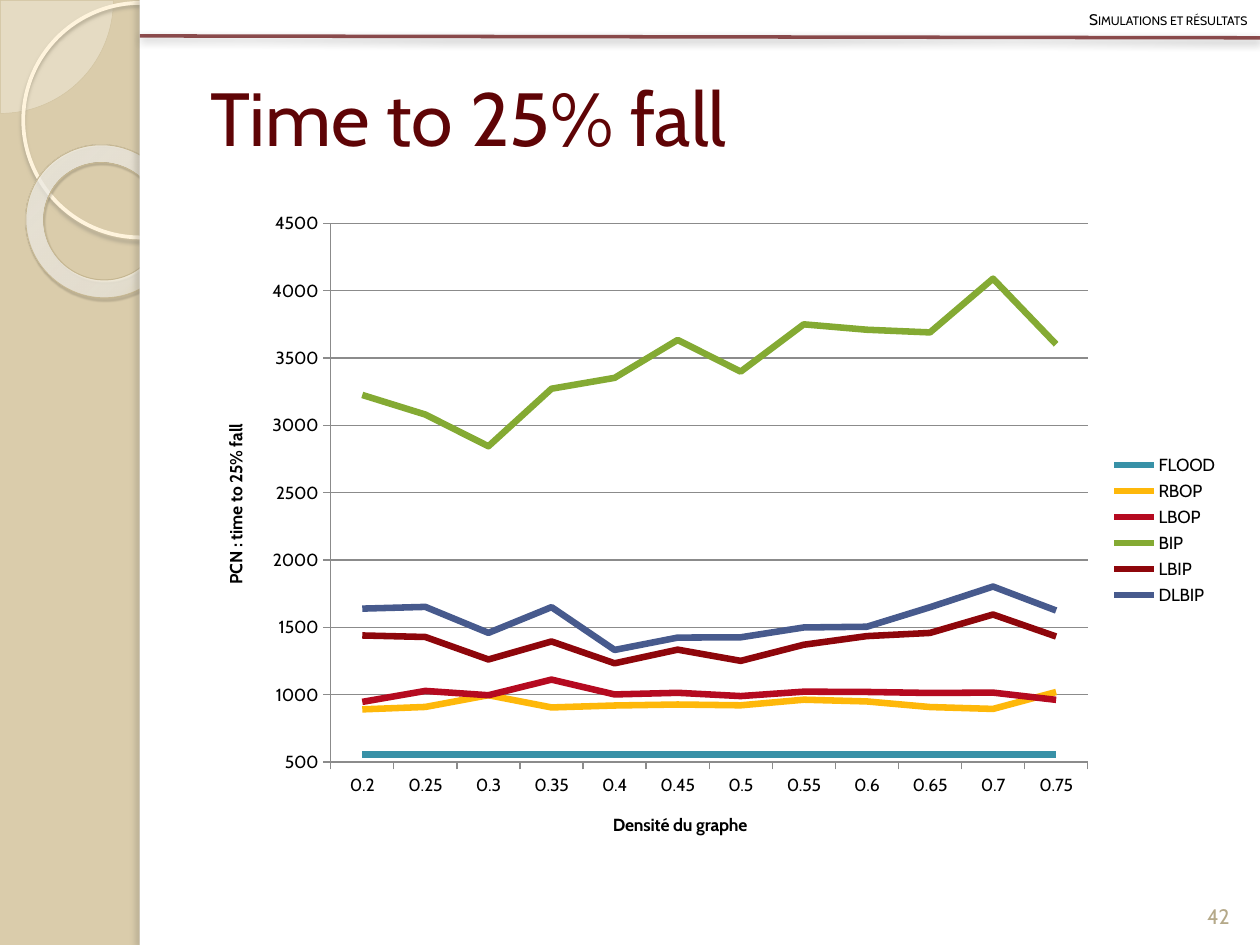
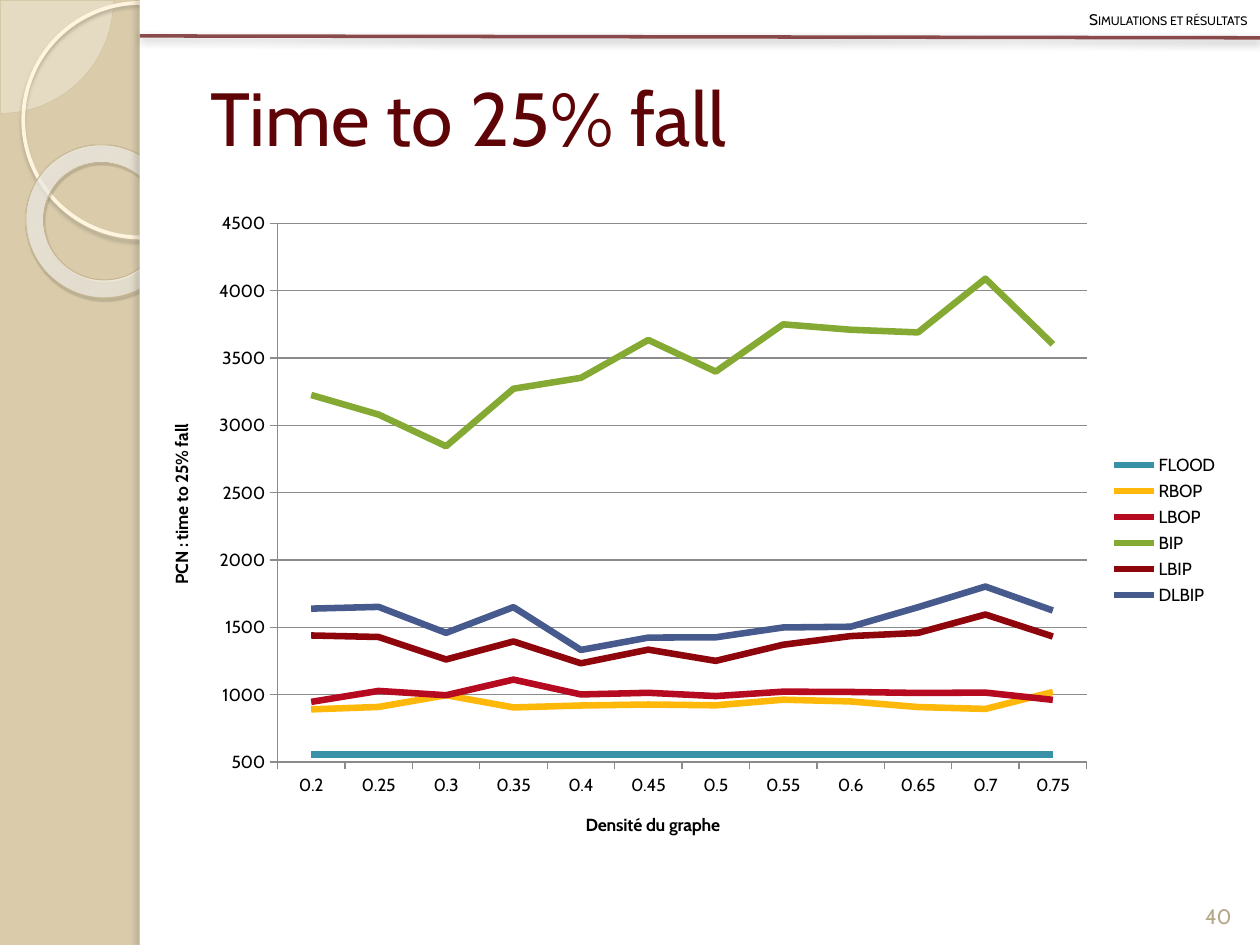
Before and after one commit to Patre/Energy-saving-in-sensors--networks, a slide deck: slide 40 of Redaction/Presentation/pres .pptx (slide 42 before the commit). Drawn at 1260x945 pixels with LibreOffice and Linux fonts; fonts in the diff are those of the drawing. Boxes give left, top, right and bottom in pixels: in the first picture for what was removed or moved away, otherwise in the second. Text is boxed around its words. In the diff, an @@ line names an element or a change of style, - is before the commit and + after.

```diff
--- a/Redaction/Presentation/pres .pptx
+++ b/Redaction/Presentation/pres .pptx
@@ line chart: place and size @@
-line chart at <box>198,199,1231,861</box>
+line chart at <box>144,199,1231,861</box>
@@ page number at <box>1205,909,1232,924</box>: text changed @@
-42
+40
```
Also in this commit, not shown: 14 other slides changed, 1 slide added, 4 slides removed.
